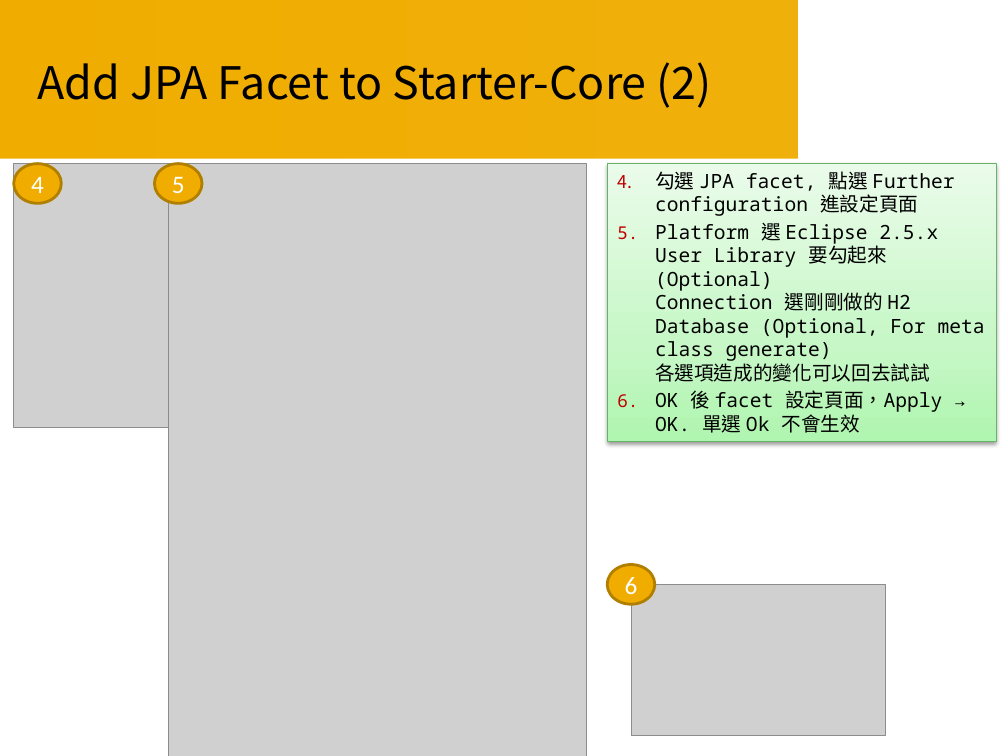
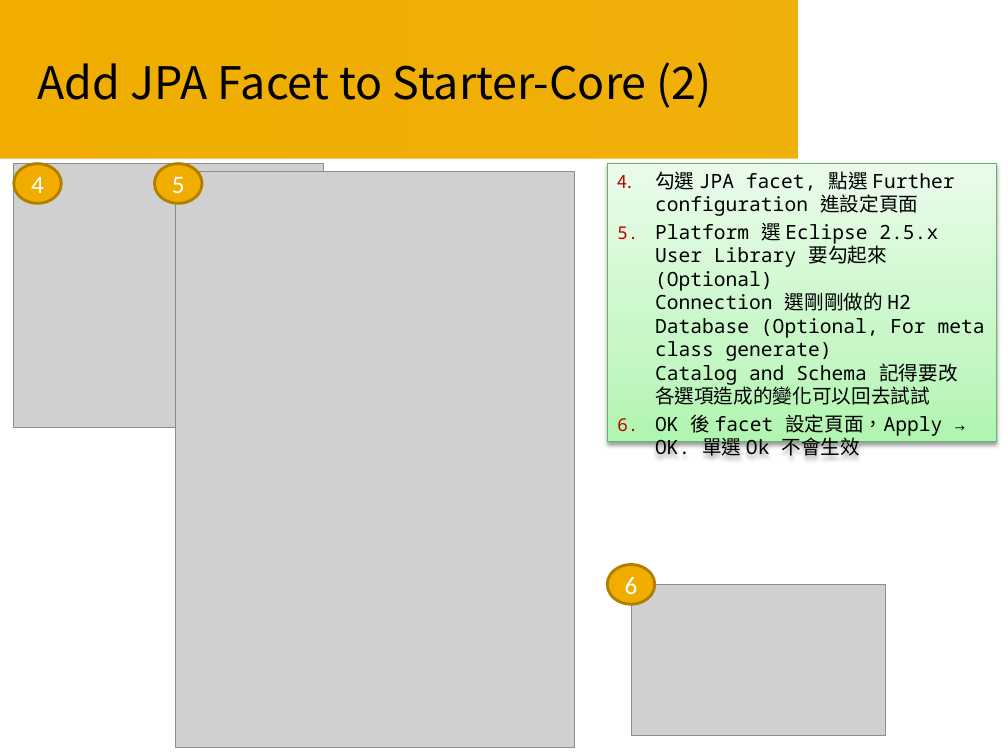
Before and after one commit to Smoker21/Course, a slide deck: slide 28 of Course05/Java Course 05.pptx. Drawn at 1008x756 pixels with LibreOffice and Linux fonts; fonts in the diff are those of the drawing; grey boxes stand for pictures; background and template pictures are left out. Boxes give left, top, right and bottom in pixels: in the first picture for what was removed or moved away, otherwise in the second. Text is boxed around its words. In the diff, an @@ line names an element or a change of style, - is before the commit and + after.

```diff
--- a/Course05/Java Course 05.pptx
+++ b/Course05/Java Course 05.pptx
@@ picture: place and size @@
-picture at box(168, 163, 587, 756)
+picture at box(175, 171, 575, 747)
@@ text in rectangle at box(655, 223, 985, 405): text changed @@
-5. Platform 選 Eclipse 2.5.x
-   User Library 要勾起來(Optional)
-   Connection 選剛剛做的 H2 Database (Optional, For meta class generate)
-   各選項造成的變化可以回去試試
+5. Platform 選 Eclipse 2.5.x
+   User Library 要勾起來(Optional)
+   Connection 選剛剛做的 H2 Database (Optional, For meta class generate)
+   Catalog and Schema 記得要改
+   各選項造成的變化可以回去試試
```
Also in this commit, not shown: 1 other slide changed, 5 slides added, 6 other files.
